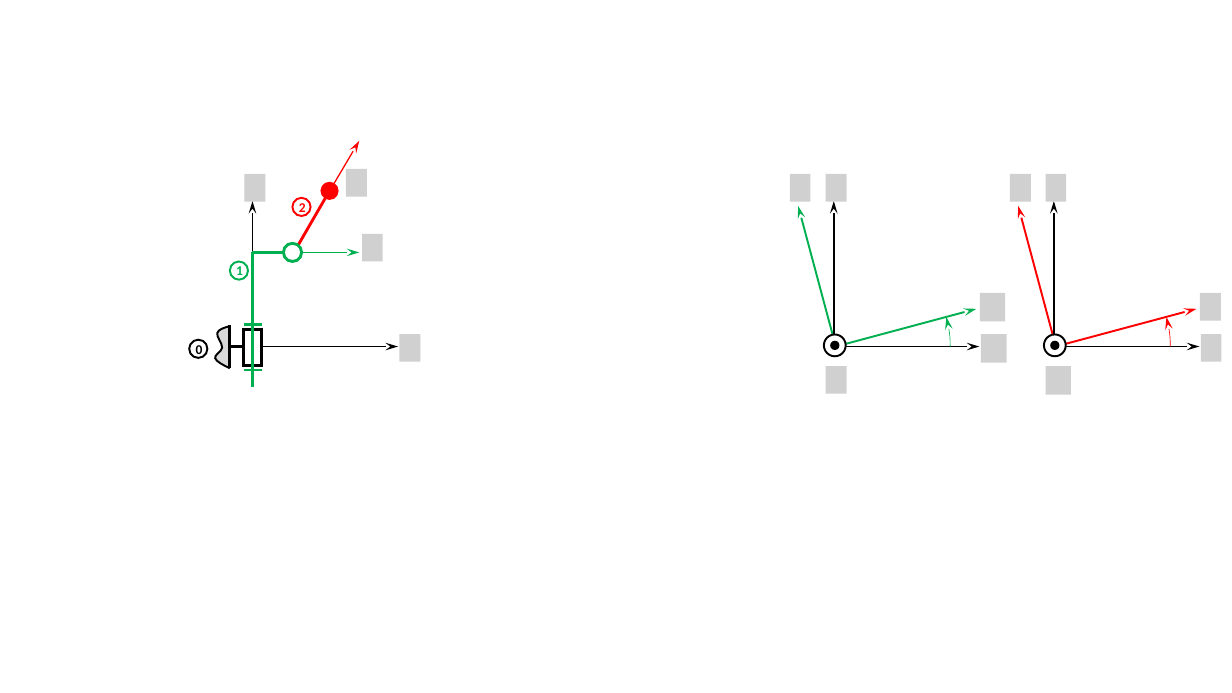
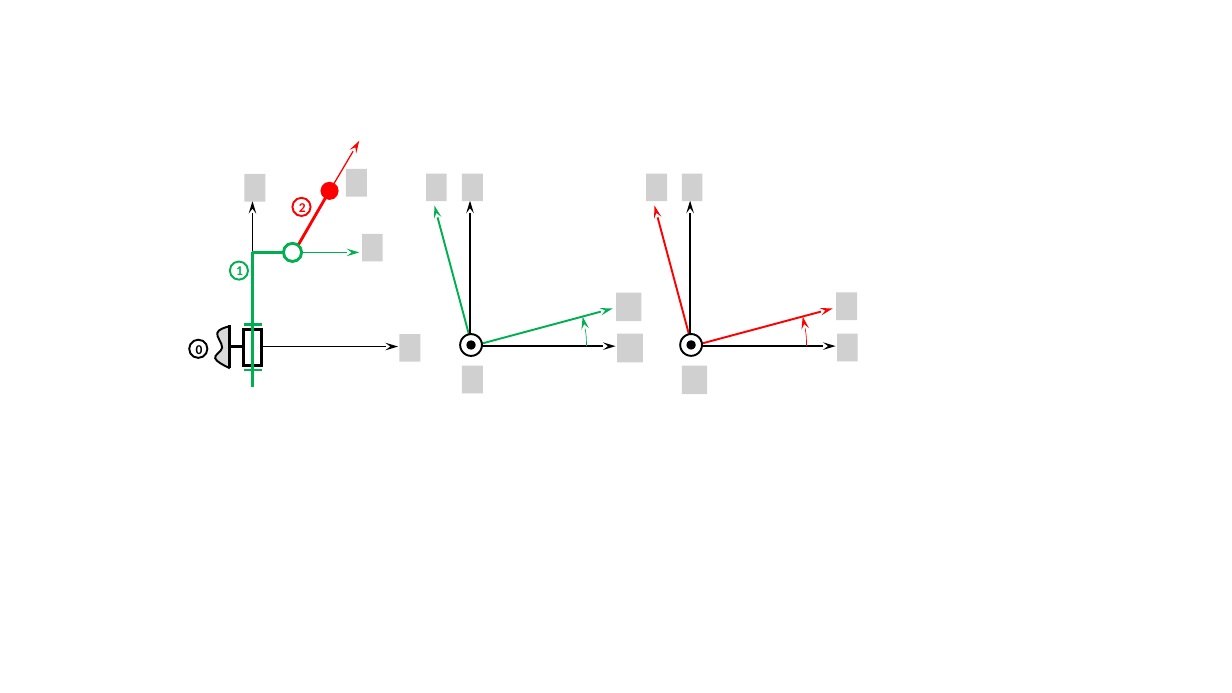
Before and after one commit to xpessoles/ExercicesCompetences, a slide deck: slide 9 of MecanismesDeBase/Figures.pptx. Drawn at 1232x693 pixels with LibreOffice and Linux fonts; fonts in the diff are those of the drawing; grey boxes stand for pictures; background and template pictures are left out. Boxes give left, top, right and bottom in pixels: in the first picture for what was removed or moved away, otherwise in the second. Text is boxed around its words. In the diff, an @@ line names an element or a change of style, - is before the commit and + after.

```diff
--- a/MecanismesDeBase/Figures.pptx
+++ b/MecanismesDeBase/Figures.pptx
@@ picture added at (426,174,446,201) @@
@@ picture added at (462,174,483,201) @@
@@ picture added at (646,174,667,201) @@
@@ picture added at (682,174,702,201) @@
@@ picture removed at (790,174,811,201) @@
@@ picture removed at (826,174,848,201) @@
@@ picture removed at (1010,174,1031,201) @@
@@ picture removed at (1046,174,1067,201) @@
@@ 8 arrows, 4 ellipses, 2 arc (boxed as its full ellipse)s: place and size @@
-8 arrows, 4 ellipses, 2 arc (boxed as its full ellipse)s at (717,201,1200,463)
+8 arrows, 4 ellipses, 2 arc (boxed as its full ellipse)s at (354,201,836,463)
@@ picture added at (616,293,641,322) @@
@@ picture added at (836,293,858,321) @@
@@ picture removed at (980,293,1005,322) @@
@@ picture removed at (1201,293,1222,321) @@
@@ picture added at (617,334,643,362) @@
@@ picture added at (837,334,858,361) @@
@@ picture removed at (981,335,1006,363) @@
@@ picture removed at (1202,335,1222,362) @@
@@ picture added at (462,366,483,394) @@
@@ picture added at (682,366,707,395) @@
@@ picture removed at (826,366,848,394) @@
@@ picture removed at (1046,366,1071,395) @@
```
Also in this commit, not shown: 14 other slides changed, 1 slide added, 37 other files.
